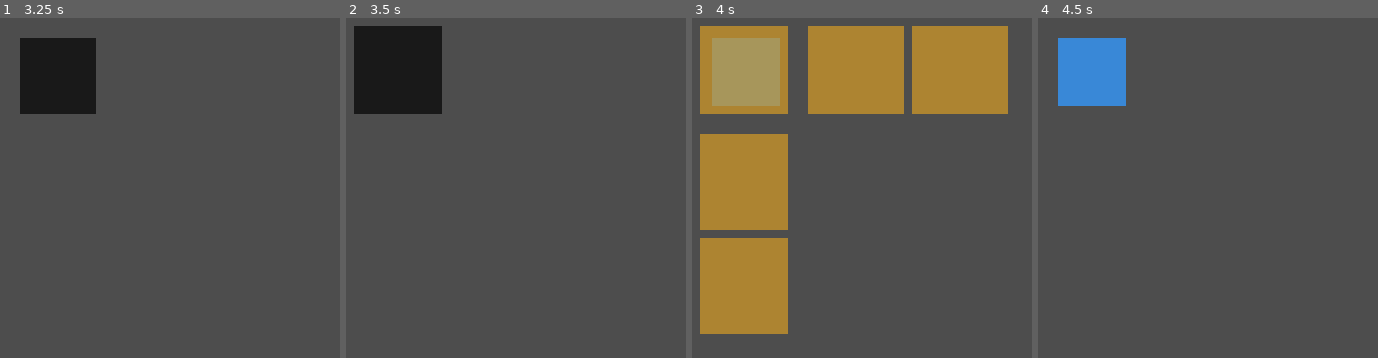
Above: before the commit, frames 1-4 (left to right).
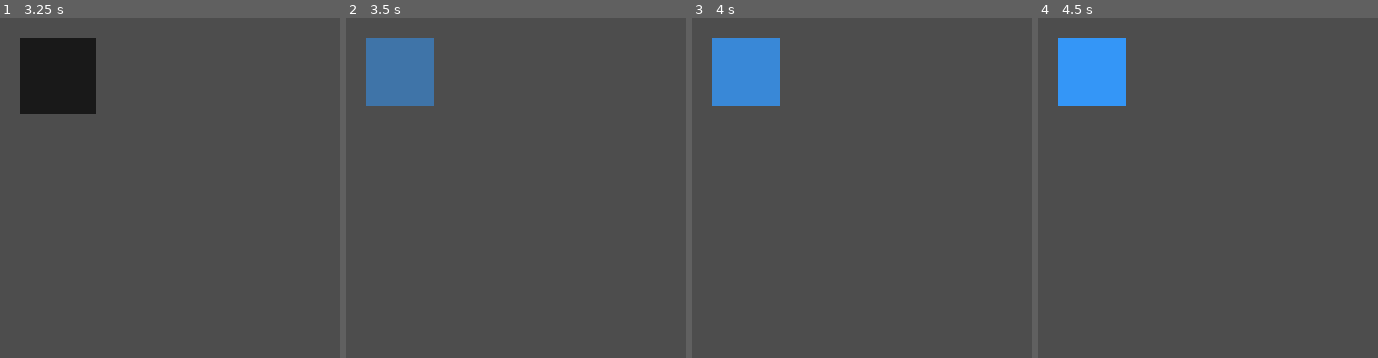
Above: after the commit, the same moments.

Repository: DaVideX12324/BitBomber
Game: Godot game, scene res://scenes/players/player.tscn
Same seed, same stepped clock (60 frames per second), same inputs: the game is played once before the commit and once after it. This scene is started directly instead of the project's main scene.
Inputs:
- Up to frame 1 (3.25 s): tap Enter at 0.5, 2 s; tap Space at 1.25, 2.75 s
- Up to frame 2 (3.5 s): no input
- Up to frame 3 (4 s): no input
- Up to frame 4 (4.5 s): no input

Frame 1 is identical in both runs. In frame 2, 6.7% of the frame differs, in the area x 2-29%, y 2-29%; in frame 3, 36%, in the area x 2-93%, y 2-93%; in frame 4, 4.0%.

Commit message:
Update player movement, bombs and collisions
Switches player movement from discrete grid steps to continuous physics (move_and_slide) and increases MOVE_SPEED; enables motion_mode on the player. Shortens bomb fuse and reduces explosion range, expands bomb and player collision shapes to match new sizes, and sets appropriate collision_layer/mask values for bombs, explosions and powerups. Reduces explosion lifetime for quicker effects and adjusts arena breakable block sizing. Also adds 2D physics layer names to project settings and updates several scene node metadata (unique_ids/format) to reflect scene changes.

Diff:
--- a/project.godot
+++ b/project.godot
@@ -131,3 +131,9 @@
 "events": [Object(InputEventKey,"resource_local_to_scene":false,"resource_name":"","device":-1,"window_id":0,"alt_press …(195 unchanged characters)…
 ]
 }
+
+[layer_names]
+
+2d_physics/layer_1="mapCollision"
+2d_physics/layer_2="PlayerCollision"
+2d_physics/layer_3="BombCollision"
--- a/scenes/maps/arena.tscn
+++ b/scenes/maps/arena.tscn
@@ -1,14 +1,14 @@
-[gd_scene load_steps=2 format=3 uid="uid://b677x2ai7vbp7"]
+[gd_scene format=3 uid="uid://b677x2ai7vbp7"]
 
 [ext_resource type="Script" uid="uid://c740eci0tefh" path="res://scripts/arena.gd" id="1"]
 
-[node name="Arena" type="Node2D"]
+[node name="Arena" type="Node2D" unique_id=817979173]
 script = ExtResource("1")
 
-[node name="P1Spawn" type="Marker2D" parent="."]
+[node name="P1Spawn" type="Marker2D" parent="." unique_id=1782716851]
 position = Vector2(96, 96)
 
-[node name="P2Spawn" type="Marker2D" parent="."]
+[node name="P2Spawn" type="Marker2D" parent="." unique_id=1291778577]
 position = Vector2(736, 736)
 
-[node name="Players" type="Node2D" parent="."]
+[node name="Players" type="Node2D" parent="." unique_id=1612245683]
--- a/scenes/objects/bomb.tscn
+++ b/scenes/objects/bomb.tscn
@@ -3,11 +3,11 @@
 [ext_resource type="Script" uid="uid://cw2y2pg21ve0q" path="res://scripts/bomb.gd" id="1"]
 
 [sub_resource type="RectangleShape2D" id="RectangleShape2D_unqwv"]
-size = Vector2(48, 48)
+size = Vector2(62, 62)
 
 [node name="Bomb" type="StaticBody2D" unique_id=1436687023 groups=["bomb"]]
 collision_layer = 4
-collision_mask = 0
+collision_mask = 2
 script = ExtResource("1")
 
 [node name="Sprite2D" type="Sprite2D" parent="." unique_id=1603069678]
@@ -19,5 +19,5 @@
 offset_bottom = 24.0
 color = Color(0.1, 0.1, 0.1, 1)
 
-[node name="CollisionShape2D" type="CollisionShape2D" parent="." unique_id=1939004437]
+[node name="CollisionShape2D" type="CollisionShape2D" parent="." unique_id=722602211]
 shape = SubResource("RectangleShape2D_unqwv")
--- a/scenes/objects/explosion.tscn
+++ b/scenes/objects/explosion.tscn
@@ -1,26 +1,24 @@
-[gd_scene load_steps=3 format=3]
+[gd_scene format=3 uid="uid://22hx5mj34hyq"]
 
-[ext_resource type="Script" path="res://scripts/explosion.gd" id="1"]
+[ext_resource type="Script" uid="uid://cm6e0wd8fl5ih" path="res://scripts/explosion.gd" id="1"]
 
 [sub_resource type="RectangleShape2D" id="1"]
 size = Vector2(56, 56)
 
-[node name="Explosion" type="Area2D"]
-script = ExtResource("1")
-monitoring = true
-monitorable = true
+[node name="Explosion" type="Area2D" unique_id=2131862269]
 collision_layer = 8
 collision_mask = 2
+script = ExtResource("1")
 
-[node name="Sprite2D" type="Sprite2D" parent="."]
+[node name="Sprite2D" type="Sprite2D" parent="." unique_id=1884653130]
 visible = false
 
-[node name="Fallback" type="ColorRect" parent="."]
+[node name="Fallback" type="ColorRect" parent="." unique_id=595774897]
 offset_left = -28.0
 offset_top = -28.0
 offset_right = 28.0
 offset_bottom = 28.0
-color = Color(1.0, 0.7, 0.1, 0.9)
+color = Color(1, 0.7, 0.1, 0.9)
 
-[node name="CollisionShape2D" type="CollisionShape2D" parent="."]
+[node name="CollisionShape2D" type="CollisionShape2D" parent="." unique_id=739698195]
 shape = SubResource("1")
--- a/scenes/objects/powerup.tscn
+++ b/scenes/objects/powerup.tscn
@@ -1,35 +1,34 @@
-[gd_scene load_steps=5 format=3 uid="uid://powerup"]
+[gd_scene format=3 uid="uid://powerup"]
 
-[ext_resource type="Script" path="res://scripts/powerup.gd" id="1"]
+[ext_resource type="Script" uid="uid://c7ifeqbukldt8" path="res://scripts/powerup.gd" id="1"]
 
 [sub_resource type="CircleShape2D" id="1"]
 radius = 24.0
 
-[node name="Powerup" type="Area2D"]
+[node name="Powerup" type="Area2D" unique_id=453167562]
+collision_layer = 8
+collision_mask = 2
 script = ExtResource("1")
 
-[node name="CollisionShape2D" type="CollisionShape2D" parent="."]
+[node name="CollisionShape2D" type="CollisionShape2D" parent="." unique_id=1733717703]
+position = Vector2(32, 32)
 shape = SubResource("1")
-position = Vector2(32, 32)
 
-[node name="Fallback" type="ColorRect" parent="."]
+[node name="Fallback" type="ColorRect" parent="." unique_id=1025723105]
 offset_left = 8.0
 offset_top = 8.0
 offset_right = 56.0
 offset_bottom = 56.0
 
-[node name="Sprite2D" type="Sprite2D" parent="."]
+[node name="Sprite2D" type="Sprite2D" parent="." unique_id=1552080704]
+visible = false
 position = Vector2(32, 32)
-visible = false
 
-[node name="Label" type="Label" parent="."]
-offset_left = 0.0
-offset_top = 8.0
+[node name="Label" type="Label" parent="." unique_id=1793833103]
+auto_translate_mode = 2
 offset_right = 64.0
-offset_bottom = 56.0
-auto_translate_mode = 2
-layout_mode = 0
+offset_bottom = 48.0
 theme_override_font_sizes/font_size = 28
+text = "?"
 horizontal_alignment = 1
 vertical_alignment = 1
-text = "?"
--- a/scenes/players/player.tscn
+++ b/scenes/players/player.tscn
@@ -3,11 +3,12 @@
 [ext_resource type="Script" uid="uid://cekxfjj58ihm3" path="res://scripts/player.gd" id="1"]
 
 [sub_resource type="RectangleShape2D" id="1"]
-size = Vector2(44, 44)
+size = Vector2(62, 62)
 
 [node name="Player" type="CharacterBody2D" unique_id=1185387632]
 collision_layer = 2
 collision_mask = 5
+motion_mode = 1
 script = ExtResource("1")
 
 [node name="Sprite2D" type="Sprite2D" parent="." unique_id=1669163817]
--- a/scripts/arena.gd
+++ b/scripts/arena.gd
@@ -142,7 +142,7 @@
 	body.collision_layer = 1; body.collision_mask = 2
 	body.add_to_group("breakable"); parent.add_child(body)
 	var shape := CollisionShape2D.new()
-	var rect  := RectangleShape2D.new(); rect.size = Vector2(GRID_SIZE-2, GRID_SIZE-2)
+	var rect  := RectangleShape2D.new(); rect.size = Vector2(GRID_SIZE, GRID_SIZE)
 	shape.shape = rect; body.add_child(shape)
 	_add_color_rect(body, Vector2(GRID_SIZE, GRID_SIZE), Vector2(-GRID_SIZE/2,-GRID_SIZE/2), COLOR_BREAKABLE)
 	_add_color_rect(body, Vector2(GRID_SIZE-4, 4), Vector2(-GRID_SIZE/2+2,-GRID_SIZE/2+2), COLOR_BREAKABLE_HL)
--- a/scripts/bomb.gd
+++ b/scripts/bomb.gd
@@ -2,9 +2,9 @@
 
 const EXPLOSION_SCENE = preload("res://scenes/objects/explosion.tscn")
 const GRID_SIZE : int   = 64
-const FUSE_TIME : float = 2.5
+const FUSE_TIME : float = 2
 
-@export var explosion_range : int  = 2
+@export var explosion_range : int  = 1
 var owner_player            : Node = null
 
 signal exploded
@@ -46,7 +46,7 @@
 
 	var directions : Array[Vector2i] = [Vector2i(1,0), Vector2i(-1,0), Vector2i(0,1), Vector2i(0,-1)]
 	for dir : Vector2i in directions:
-		for i : int in range(1, explosion_range + 1):
+		for i : int in range(1, explosion_range):
 			var cell : Vector2i = origin + dir * i
 			var pos  : Vector2  = _grid_to_pixel(cell)
 
--- a/scripts/explosion.gd
+++ b/scripts/explosion.gd
@@ -4,7 +4,7 @@
 ## collision_layer = 8  (eksplozje)
 ## collision_mask  = 2  (gracze)
 
-const LIFETIME: float = 0.5
+const LIFETIME: float = 0.2
 
 @onready var _sprite  : Sprite2D  = $Sprite2D
 @onready var _fallback: ColorRect = $Fallback
--- a/scripts/player.gd
+++ b/scripts/player.gd
@@ -13,7 +13,7 @@
 var bot_difficulty : int = 1
 
 const GRID_SIZE  : int   = 64
-const MOVE_SPEED : float = 5.0
+const MOVE_SPEED : float = 250
 
 const BOMB_SCENE = preload("res://scenes/objects/bomb.tscn")
 
@@ -158,35 +158,11 @@
 # ---------------------------------------------------------------------------
 
 func _handle_movement(delta: float) -> void:
-	if _moving:
-		_move_progress += delta * MOVE_SPEED * speed_multiplier
-		if _move_progress >= 1.0:
-			_move_progress = 1.0
-			_moving = false
-		global_position = _move_from.lerp(_pixel_target, _move_progress)
-		return
 
 	var prefix := "p%d_" % player_id
-	var dir := Vector2i.ZERO
-	if   Input.is_action_pressed(prefix + "up"):    dir = Vector2i(0, -1)
-	elif Input.is_action_pressed(prefix + "down"):  dir = Vector2i(0,  1)
-	elif Input.is_action_pressed(prefix + "left"):  dir = Vector2i(-1, 0)
-	elif Input.is_action_pressed(prefix + "right"): dir = Vector2i(1,  0)
-
-	if dir == Vector2i.ZERO:
-		return
-
-	var target_grid : Vector2i = _grid_pos + dir
-	var collision := move_and_collide(_grid_to_pixel(target_grid) - global_position, true)
-	if collision:
-		return
-
-	_grid_pos      = target_grid
-	_move_from     = global_position
-	_pixel_target  = _grid_to_pixel(target_grid)
-	_move_progress = 0.0
-	_moving        = true
-
+	var direction = Input.get_vector(prefix + "left", prefix + "right", prefix + "up", prefix + "down").normalized()
+	velocity = direction * MOVE_SPEED * speed_multiplier
+	move_and_slide()
 
 # ---------------------------------------------------------------------------
 # Bomby
